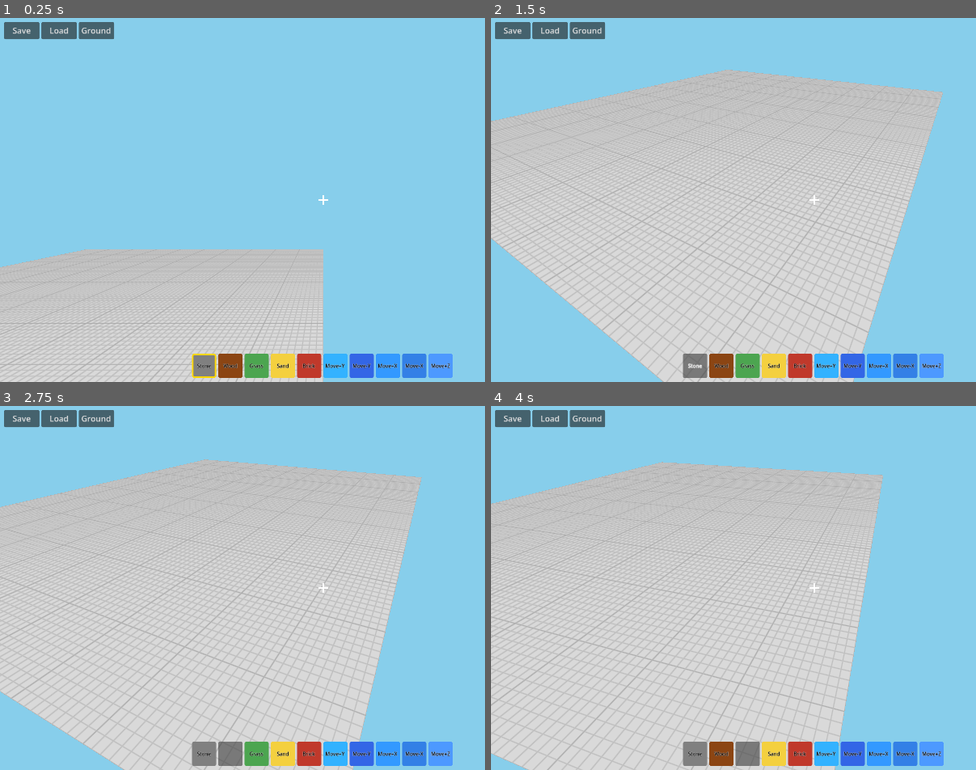
Above: before the commit, frames 1-4 (two rows, left to right).
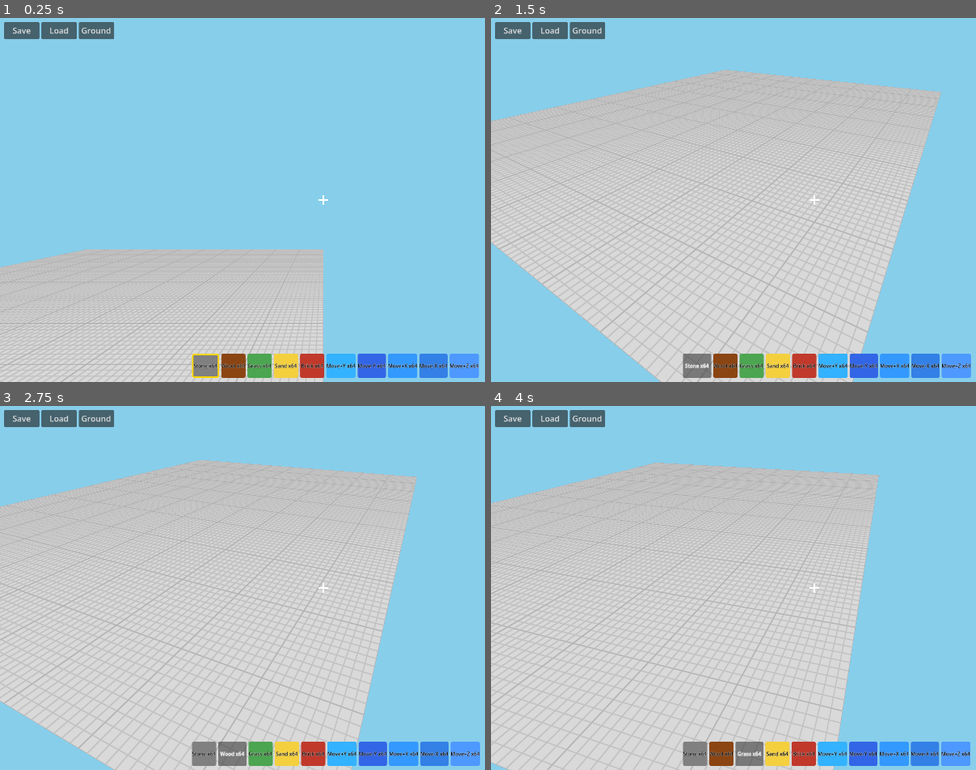
Above: after the commit, the same moments.

Repository: shbshc/building-game
Game: Godot game, scene res://scenes/main.tscn
The game is run twice, just before and just after one commit, with the same random seed, the same clock (stepped at 60 frames per second) and the same inputs.
Inputs (mouse positions are in pixels of both pictures, inside the frame that each line leads up to):
- Up to frame 1 (0.25 s): no input
- Up to frame 2 (1.5 s): click "Stone" (after the commit: "Stone x64") at 0.5 s; click (694, 367) at 1.25 s
- Up to frame 3 (2.75 s): click "Wood" (after the commit: "Wood x64") at 2 s
- Up to frame 4 (4 s): click (723, 755) at 2.75 s; click "Grass" (after the commit: "Grass x64") at 3.5 s

The runs differ from the first frame. In frame 1, 2.0% of the frame differs, in the area x 39-99%, y 92-99%; in frame 2, 4.2%; in frame 3, 7.5%, in the area x 0-99%, y 14-100%; in frame 4, 7.4%.

Commit message:
fix: creative mode — click to select, backpack filled, items never consumed

Diff:
--- a/scripts/backpack_panel.gd
+++ b/scripts/backpack_panel.gd
@@ -42,20 +42,18 @@
 			btn.add_theme_constant_override("outline_size", 1)
 
 func _on_slot_clicked(index: int):
-	var slot = inv_mgr.backpack[index]
-	if inv_mgr.held_item != null and not inv_mgr.held_item.is_empty():
-		inv_mgr.place_into(slot, item_types_node)
-	else:
-		inv_mgr.pickup_from(slot)
+	# 创造模式：点击即选中，把背包物品复制到 hotbar 当前选中格
+	var src_slot = inv_mgr.backpack[index]
+	var dst_slot = inv_mgr.hotbar[inv_mgr.selected_slot]
+	if src_slot.is_empty():
+		return
+	dst_slot.item_id = src_slot.item_id
+	dst_slot.count = 64  # 始终满堆叠
 
 func _on_slot_input(event: InputEvent, index: int):
-	if event is InputEventMouseButton:
-		if event.button_index == MOUSE_BUTTON_RIGHT and event.pressed:
-			var slot = inv_mgr.backpack[index]
-			if inv_mgr.held_item != null and not inv_mgr.held_item.is_empty():
-				inv_mgr.place_one(slot, item_types_node)
-			else:
-				inv_mgr.pickup_half(slot)
+	# 创造模式：右键和左键一样，选中物品到 hotbar
+	if event is InputEventMouseButton and event.pressed:
+		_on_slot_clicked(index)
 
 func _process(_delta):
 	_refresh()
--- a/scripts/inventory.gd
+++ b/scripts/inventory.gd
@@ -88,12 +88,9 @@
 		btn.add_theme_stylebox_override("normal", sel)
 
 func _on_slot_clicked(index: int):
-	var slot = inv_mgr.hotbar[index]
-	if inv_mgr.held_item != null and not inv_mgr.held_item.is_empty():
-		inv_mgr.place_into(slot, item_types_node)
-	else:
-		inv_mgr.pickup_from(slot)
+	# 创造模式：点击即选中，不消耗物品
 	inv_mgr.selected_slot = index
+	inv_mgr.held_item = null  # 清空手持
 
 func _on_slot_input(event: InputEvent, index: int):
 	if event is InputEventMouseButton:
--- a/scripts/inventory_manager.gd
+++ b/scripts/inventory_manager.gd
@@ -16,17 +16,26 @@
 		slot_colors.append(null)
 	for i in range(BACKPACK_SIZE):
 		backpack.append(ItemTypesScript.ItemSlot.new())
-	hotbar[0].add(0, 1, 64)   # Stone
-	hotbar[1].add(1, 1, 64)   # Wood
-	hotbar[2].add(2, 1, 64)   # Grass
-	hotbar[3].add(3, 1, 64)   # Sand
-	hotbar[4].add(5, 1, 64)   # Brick
+	hotbar[0].add(0, 64, 64)   # Stone
+	hotbar[1].add(1, 64, 64)   # Wood
+	hotbar[2].add(2, 64, 64)   # Grass
+	hotbar[3].add(3, 64, 64)   # Sand
+	hotbar[4].add(5, 64, 64)   # Brick
 	# 移动方块 (id 6-11)
-	hotbar[5].add(8, 1, 64)   # Move+Y
-	hotbar[6].add(9, 1, 64)   # Move-Y
-	hotbar[7].add(6, 1, 64)   # Move+X
-	hotbar[8].add(7, 1, 64)   # Move-X
-	hotbar[9].add(10, 1, 64)  # Move+Z
+	hotbar[5].add(8, 64, 64)   # Move+Y
+	hotbar[6].add(9, 64, 64)   # Move-Y
+	hotbar[7].add(6, 64, 64)   # Move+X
+	hotbar[8].add(7, 64, 64)   # Move-X
+	hotbar[9].add(10, 64, 64)  # Move+Z
+	# 背包填充
+	backpack[0].add(4, 64, 64)   # Glass
+	backpack[1].add(11, 64, 64)  # Move-Z
+	backpack[2].add(12, 64, 64)  # Turn+X
+	backpack[3].add(13, 64, 64)  # Turn-X
+	backpack[4].add(14, 64, 64)  # Turn+Y
+	backpack[5].add(15, 64, 64)  # Turn-Y
+	backpack[6].add(16, 64, 64)  # Turn+Z
+	backpack[7].add(17, 64, 64)  # Turn-Z
 
 func get_selected_slot():
 	return hotbar[selected_slot]
